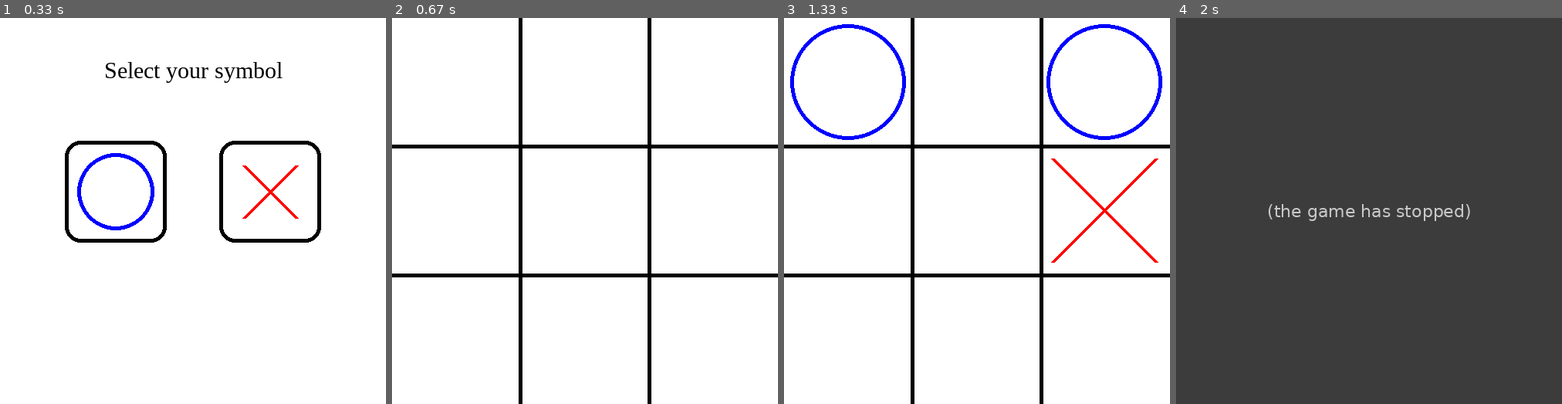
Above: before the commit, frames 1-4 (left to right).
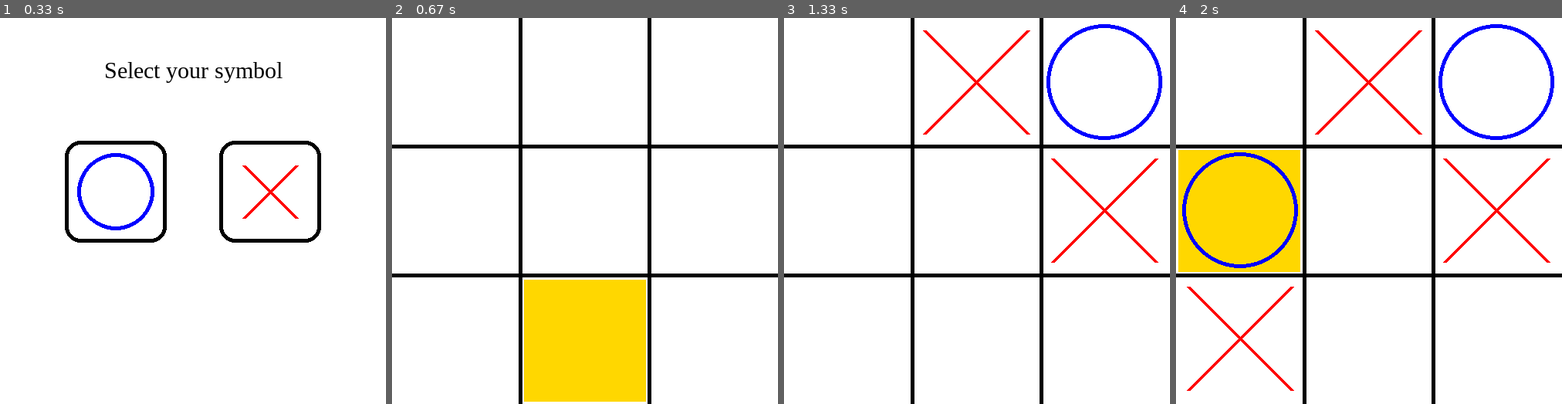
Above: after the commit, the same moments.

Repository: Onur15/Prototype_Games
Game: pygame game, started from tic tac toe AI.py
Same seed, same stepped clock (60 frames per second), same inputs: the game is played once before the commit and once after it.
Inputs (mouse positions are in pixels of both pictures, inside the frame that each line leads up to):
- Up to frame 1 (0.33 s): no input
- Up to frame 2 (0.67 s): press the mouse at (662, 191) at 0.37 s; move the mouse to (627, 257) at 0.47 s; release the mouse at (596, 326) at 0.6 s
- Up to frame 3 (1.33 s): press the mouse at (1054, 191) at 0.7 s; move the mouse to (949, 133) at 0.8 s; release the mouse at (849, 75) at 0.93 s; press the mouse at (1054, 191) at 1.03 s; move the mouse to (942, 141) at 1.13 s; release the mouse at (830, 87) at 1.27 s
- Up to frame 4 (2 s): press the mouse at (1446, 191) at 1.37 s; move the mouse to (1338, 211) at 1.47 s; release the mouse at (1230, 230) at 1.6 s; click (1284, 334) at 1.87 s

Frame 1 is identical in both runs. In frame 2, 10% of the frame differs, in the area x 34-66%, y 67-100%; in frame 3, 1.4%; in frame 4, 100%, in the area x 0-100%, y 0-100%.
Before the commit the program exited at 1.37 s; later frames show no game.

Commit message:
Improvements and bug fixes

Diff:
--- a/tic tac toe AI.py
+++ b/tic tac toe AI.py
@@ -1,11 +1,12 @@
 import pygame, sys, time, random
 from pygame.locals import *
 class Game():
+
     def __init__(self, screen_size = 500):
         pygame.init()
         display = pygame.display.set_mode((screen_size, screen_size))
         pygame.display.set_caption("Tic Tac Toe Game")
-        display.fill(pygame.Color("white"))
+        display.fill("white")
         self.display = display
         self.screen_size = screen_size
         self.board = []
@@ -35,13 +36,9 @@
         else:
             pygame.draw.circle(self.display, "blue", (sq_pos["x"] - size // 2, sq_pos["y"] - size // 2), (size - offset) / 2, 5)
         pygame.display.update()
-    def play(self):
-        global run, rect1, rect2
-        run = False
-        font = pygame.font.SysFont("serif", 30)
-        text = font.render("Select your symbol", True, "black")
-        text_rect = text.get_rect(center=(self.screen_size // 2, text.get_height() * 2))
-        self.display.blit(text, text_rect)
+
+    def draw_buttons(self):
+        global rect1, rect2
         radius = self.screen_size // 10
         offset = self.screen_size // 30
         left = self.screen_size * 0.2
@@ -55,6 +52,16 @@
         rect2 = pygame.Rect(left + width - 2*radius - offset, top - offset, 2*(radius+offset), 2*(radius+offset))
         pygame.draw.rect(self.display, "black", rect2, 5, 20)
         pygame.draw.rect(self.display, "black", rect1, 5, 20)
+
+    def play(self):
+        global run
+        self.is_over = False
+        run = False
+        self.draw_buttons()
+        font = pygame.font.SysFont("serif", 30, False)
+        text = font.render("Select your symbol", True, "black")
+        text_rect = text.get_rect(center=(self.screen_size // 2, text.get_height() * 2))
+        self.display.blit(text, text_rect)
         while not run:
             pygame.time.delay(10)
             for event in pygame.event.get():
@@ -63,69 +70,162 @@
         self.display.fill("white")
         self.print_board()
         self.move = 0
-        self.turn = True
+        self.turn = self.player
         while run:
             pygame.display.update()
             pygame.time.delay(10)
             for event in pygame.event.get():
                 self.handle_events(event)
-                pygame.display.update()
-            if self.game_over():
+            if self.game_over()[0]:
                 run = False
-                break
-            if not self.turn:
+                time.sleep(1.5)
+            if not self.turn and run:
                 best_move = self.find_best_move(not self.player)
                 self.place(best_move[0], best_move[1], not self.player)
-                print("played",best_move)
-                if self.game_over():
+                #print("played",best_move)
+                if self.game_over()[0]:
                     run = False
-                    break
-                self.move += 1
+                    time.sleep(1.5)
                 self.turn = True
+            if not run:
+                font = pygame.font.SysFont("serif", 40)
+                self.is_over = True
+                match self.game_over()[1]:
+                    case "draw":
+                        self.display.fill("white")
+                        text = font.render("Draw!", True, "black")
+                        text_rect = text.get_rect(center=(self.screen_size // 2, text.get_height() * 2))
+                        self.display.blit(text, text_rect)
+                    case "player":
+                        self.display.fill("white")
+                        text = font.render("Player wins!", True, "black")
+                        text_rect = text.get_rect(center=(self.screen_size // 2, text.get_height() * 2))
+                        self.display.blit(text, text_rect)
+                    case "computer":
+                        self.display.fill("white")
+                        text = font.render("Computer wins!", True, "black")
+                        text_rect = text.get_rect(center=(self.screen_size // 2, text.get_height() * 2))
+                        self.display.blit(text, text_rect)
+                self.draw_restart_button()
+                pygame.display.update()
+                while True:
+                     for event in pygame.event.get():
+                        self.handle_events(event)
+
+    def draw_line(self, player, row=None, col=None, diagonal=None):
+        color = "red" if player else "blue"
+        cell = self.screen_size // 3
+        if row:
+            pygame.draw.line(self.display, color, (cell//4, cell//2 + row*cell), (self.screen_size-cell//4, cell//2 + row*cell),10)
+        if col:
+            pygame.draw.line(self.display, color, (cell//2 + col*cell, cell//4), (cell//2 + col*cell, self.screen_size-cell//4),10)
+        if diagonal:
+            if all([self.board[i][i] == player for i in range(3)]):
+                pygame.draw.line(self.display, color, (cell//4, cell//4), (self.screen_size-cell//4, self.screen_size-cell//4),10)
+            else:
+                pygame.draw.line(self.display, color, (cell//4, self.screen_size-cell//4), (self.screen_size-cell//4, cell//4),10)
+        pygame.display.update()
+
+    def draw_restart_button(self):
+        global button
+        font = pygame.font.SysFont("serif", 40)
+        restart_text = font.render("Restart", True, "black")
+        restart_rect = restart_text.get_rect(center = (self.screen_size // 2, self.screen_size // 2))
+        self.display.blit(restart_text, restart_rect)
+        button = restart_text.get_rect(width = 2*restart_text.get_width(), height = 1.5*restart_text.get_height(), center = (self.screen_size // 2, self.screen_size // 2))
+        pygame.draw.rect(self.display, "black", button, 5, 20)
 
     def game_over(self):
-        if self.check_winner(self.player):
-            print("player wins")
-            return True
-        if self.check_winner(not self.player):
-            print("computer wins")
-            return True
+        if self.check_winner(self.player)[0]:
+            info = self.check_winner(self.player)
+            self.draw_line(self.player, row=info[1], col=info[2], diagonal=info[3])
+            return (True,"player")
+        if self.check_winner(not self.player)[0]:
+            info = self.check_winner(not self.player)
+            self.draw_line(not self.player, row=info[1], col=info[2], diagonal=info[3])
+            return (True, "computer")
         if len(self.avaliable_moves()) == 0:
-            return True
-        return False
+            return (True, "draw")
+        return (False, None)
+
     def handle_events(self,event):
         global run
+        pos = pygame.mouse.get_pos()
+        color = "gold"
+        if event.type == MOUSEMOTION and self.is_over:
+            if button.collidepoint(pos[0], pos[1]) and self.is_over:
+                pygame.draw.rect(self.display, color, button, 0, 20)
+                self.draw_restart_button()
+            else:
+                pygame.draw.rect(self.display, "white", button, 0, 20)
+                self.draw_restart_button()
+            pygame.display.update()
+        elif event.type == MOUSEMOTION and not run:
+            if rect1.collidepoint(pos[0], pos[1]):
+                pygame.draw.rect(self.display, color, rect1, 0, 20)
+                self.draw_buttons()
+            elif rect2.collidepoint(pos[0], pos[1]):
+                pygame.draw.rect(self.display, color, rect2, 0, 20)
+                self.draw_buttons()
+            else:
+                pygame.draw.rect(self.display, "white", rect1, 0, 20)
+                pygame.draw.rect(self.display, "white", rect2, 0, 20)
+                self.draw_buttons()
+            pygame.display.update()
+        elif event.type == MOUSEMOTION and run:
+            cell = self.screen_size // 3
+            for i in range(3):
+                for j in range(3):
+                    if self.board[i][j] == "f":
+                        filler = pygame.Rect((cell+2) * j + 3, (cell+2) * i + 3, cell-8, cell-8)
+                        pygame.draw.rect(self.display, "white", filler)
+                        self.board[i][j] = " "
+            if (pos[0]//cell, pos[1]//cell) in self.avaliable_moves():
+                filler = pygame.Rect((cell+2) * (pos[0] // cell) + 3, (cell+2) * (pos[1] // cell) + 3, cell-8, cell-8)
+                pygame.draw.rect(self.display, color, filler)
+                self.board[pos[1] // cell][pos[0] // cell] = "f"
+            pygame.display.update()
         if event.type == MOUSEBUTTONDOWN and event.button == 1:
-            pos = pygame.mouse.get_pos()
-            if run:
+            if self.is_over:
+                if button.collidepoint(pos[0], pos[1]):
+                    new_game = Game()
+                    new_game.play()
+            elif run and self.turn:
                 sq_size = self.screen_size // 3
-                self.place(pos[0] // sq_size , pos[1] // sq_size, self.player)
-                pygame.display.update()
-                self.turn = False
+                if (pos[0]//sq_size, pos[1]//sq_size) in self.avaliable_moves():
+                    filler = pygame.Rect((sq_size+2) * (pos[0]//sq_size) + 3, (sq_size+2) * (pos[1]//sq_size) + 3, sq_size-8, sq_size-8)
+                    pygame.draw.rect(self.display, "white", filler)
+                    self.place(pos[0] // sq_size , pos[1] // sq_size, self.player)
+                    pygame.display.update()
+                    time.sleep(0.5)
+                    self.move += 1
+                    self.turn = False
             else:
                 if rect1.collidepoint(pos[0], pos[1]):
                     self.player = False
+                    run = True
                 if rect2.collidepoint(pos[0], pos[1]):
                     self.player = True
-                run = True
+                    run = True
         if event.type == QUIT:
             pygame.quit()
             sys.exit()
+
     def check_winner(self, player):
         for row in self.board:
             if all([cell == player for cell in row]):
-                return True
+                return (True, self.board.index(row), None, None)
         for col in range(3):
             if all([self.board[row][col] == player for row in range(3)]):
-                return True
+                return (True, None, col, None)
         if all([self.board[i][i] == player for i in range(3)]) or all([self.board[i][2-i] == player for i in range(3)]):
-            return True
-        return False
+            return (True, None, None, True)
+        return (False, None, None, None)
 
     def find_best_score(self, player):
-        if self.check_winner(not self.player):
+        if self.check_winner(not self.player)[0]:
             return 1
-        if self.check_winner(self.player):
+        if self.check_winner(self.player)[0]:
             return -1
         if len(self.avaliable_moves()) == 0:
             return 0
@@ -145,23 +245,38 @@
                 self.board[move[1]][move[0]] = " "
                 best_score = min(best_score, score)
             return best_score
+
     def find_best_move(self, symbol):
-        best_move = (-1,-1)
+        if self.move == 0:
+            time.sleep(0.5)
+            return random.choice(self.avaliable_moves())
+        best_moves = []
         best_score = -100
         for move in self.avaliable_moves():
             self.board[move[1]][move[0]] = symbol
             score = self.find_best_score(not symbol)
-            print(move, score)
+            #print(move, score)
             self.board[move[1]][move[0]] = " "
             if score > best_score:
                 best_score = score
-                best_move = move
-        return best_move
+                best_moves.append( (move , score) )
+                i = 0
+                while i < len(best_moves):
+                    if best_moves[i][1] < score:
+                        best_moves.remove(best_moves[i])
+                    else:
+                        i += 1
+            elif score == best_score:
+                best_moves.append( (move , score) )
+        #print(best_moves)
+        return random.choice(best_moves)[0]
+
     def avaliable_moves(self):
         moves = []
         for y, row in enumerate(self.board):
             for x, cell in enumerate(row):
-                if cell == " ":
+                if cell == " " or cell == "f":
                     moves.append((x,y))
         return moves
-Game().play()
+new_game = Game()
+new_game.play()
